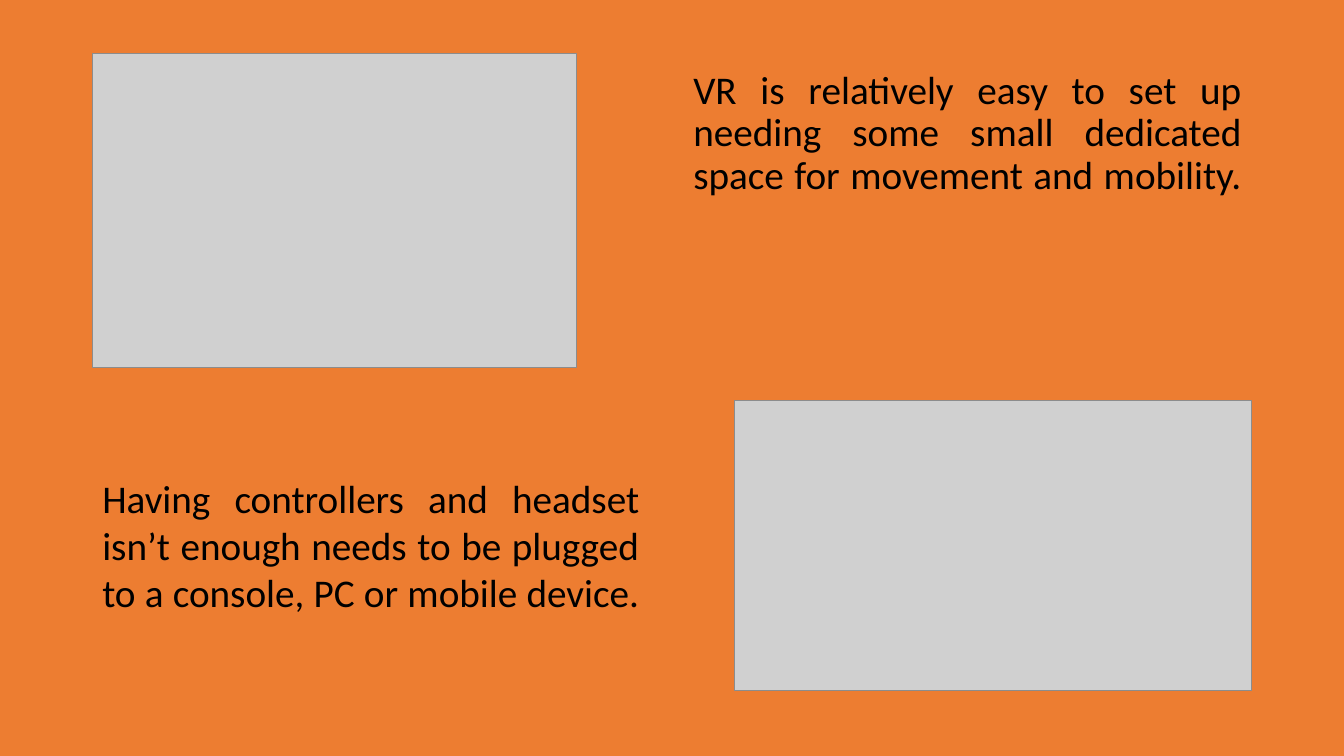
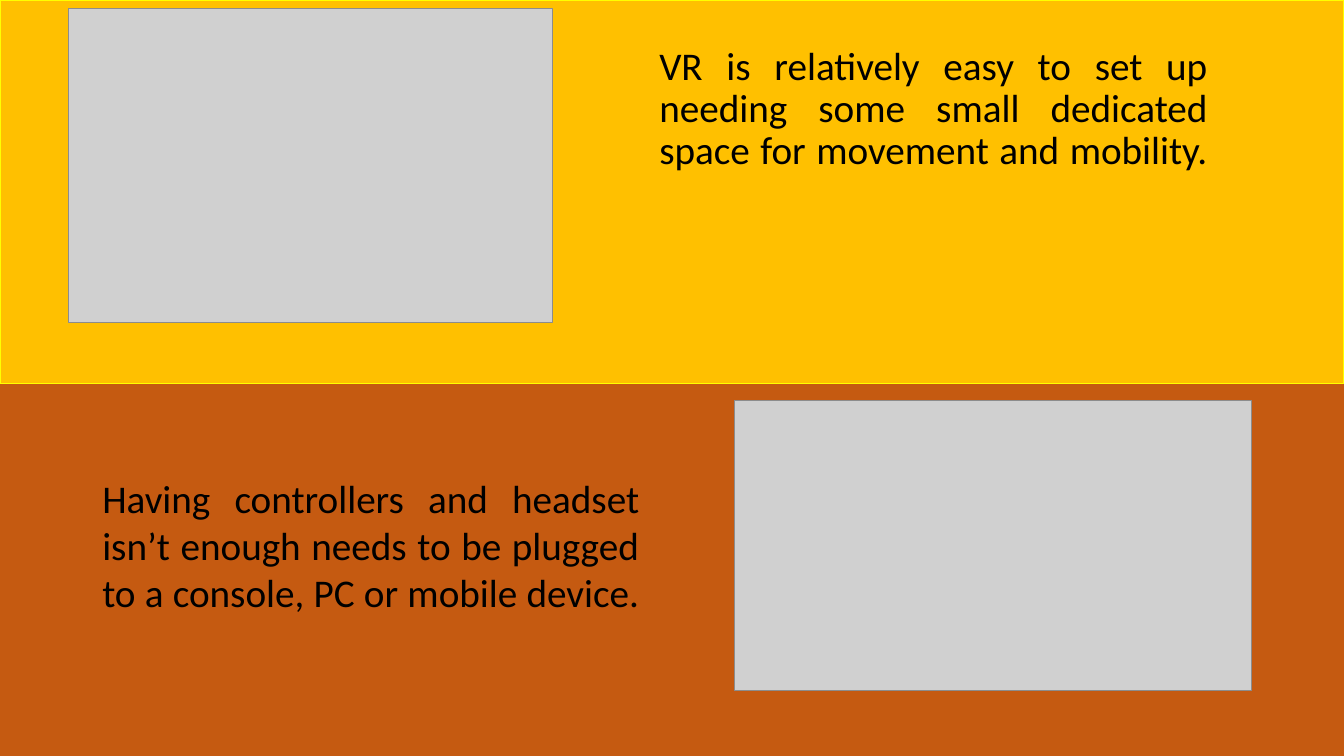
Before and after one commit to aaron020/vrproject, a slide deck: slide 4 of How does VR work_DavidCondon_19279655.pptx. Drawn at 1344x756 pixels with LibreOffice and Linux fonts; fonts in the diff are those of the drawing; grey boxes stand for pictures. Boxes give left, top, right and bottom in pixels: in the first picture for what was removed or moved away, otherwise in the second. Text is boxed around its words. In the diff, an @@ line names an element or a change of style, - is before the commit and + after.

```diff
--- a/How does VR work_DavidCondon_19279655.pptx
+++ b/How does VR work_DavidCondon_19279655.pptx
@@ background #ED7D31 to #C55A11 @@
@@ rectangle added at (x1=0, y1=0, x2=1344, y2=384), fill #FFC000, outline #FFFF00 1 pt @@
@@ picture moved from (x1=93, y1=53, x2=577, y2=368) to (x1=69, y1=8, x2=553, y2=323) @@
@@ text "VR is relatively easy to ..." moved from (x1=693, y1=76, x2=1242, y2=196) to (x1=659, y1=52, x2=1208, y2=171) @@
```
Also in this commit, not shown: 2 other slides changed, 6 slides removed.
